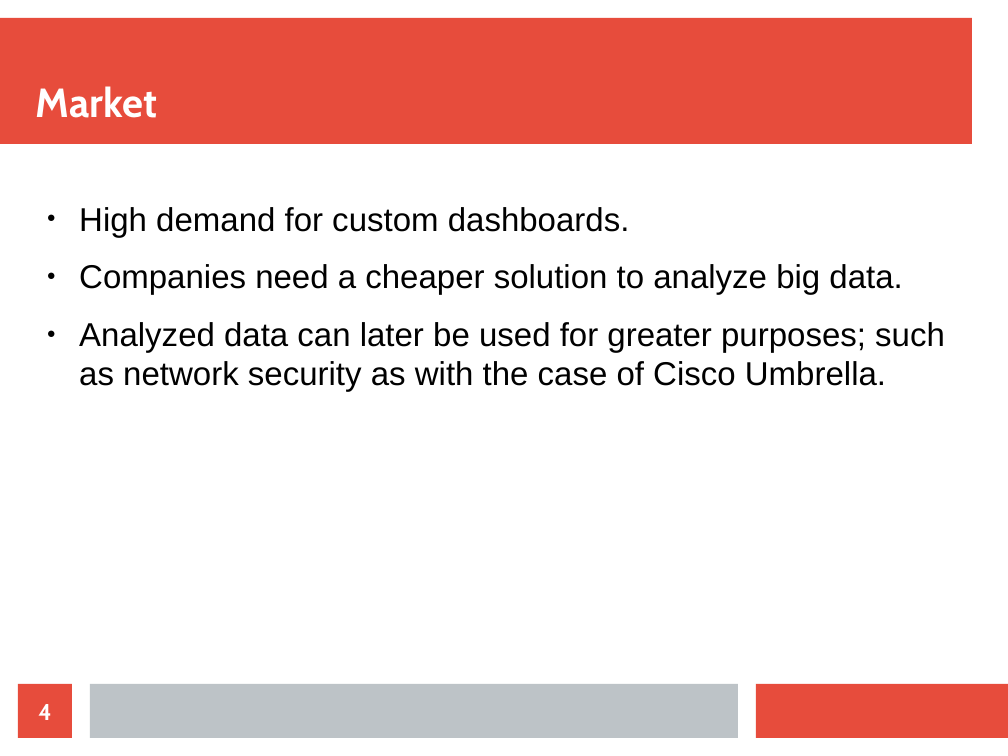
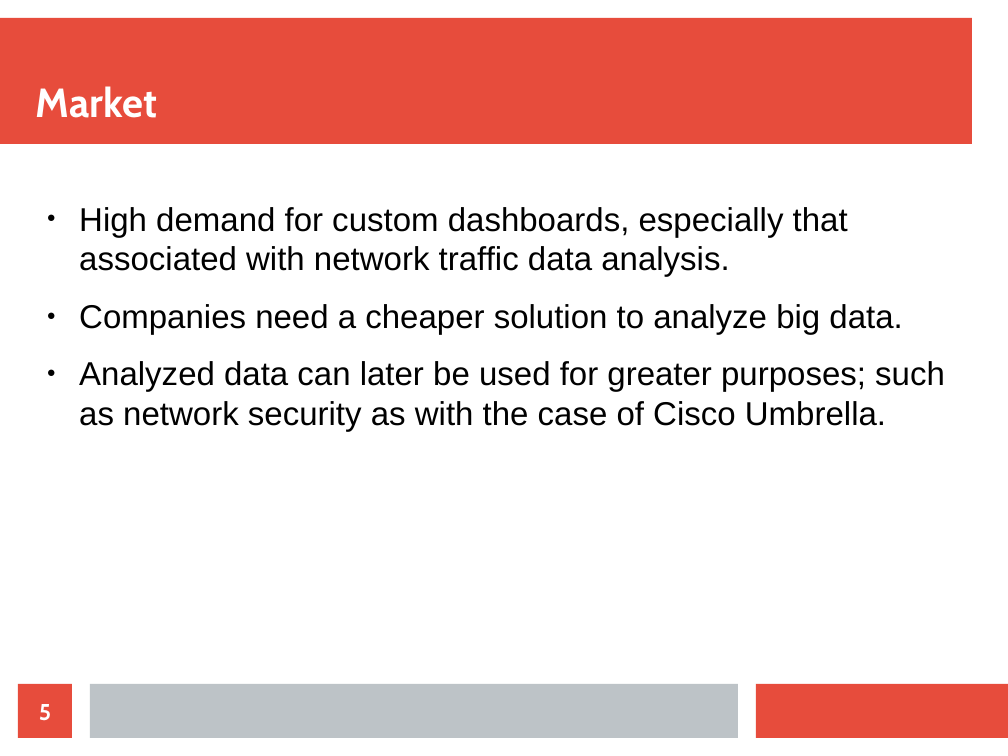
Before and after one commit to Aliii98/osoc19, a slide deck: slide 5 of OSOC-proposal-bigdata.odp (slide 4 before the commit). Drawn at 1008x756 pixels with LibreOffice and Linux fonts; fonts in the diff are those of the drawing. Boxes give left, top, right and bottom in pixels: in the first picture for what was removed or moved away, otherwise in the second. Text is boxed around its words. In the diff, an @@ line names an element or a change of style, - is before the commit and + after.

```diff
--- a/OSOC-proposal-bigdata.odp
+++ b/OSOC-proposal-bigdata.odp
@@ text at <box>79,207,848,277</box>: text changed @@
-● High demand for custom dashboards.
+● High demand for custom dashboards, especially that associated with network traffic data analysis.
@@ page number at <box>39,704,51,721</box>: text changed @@
-4
+5
```
Also in this commit, not shown: 1 other slide changed.
